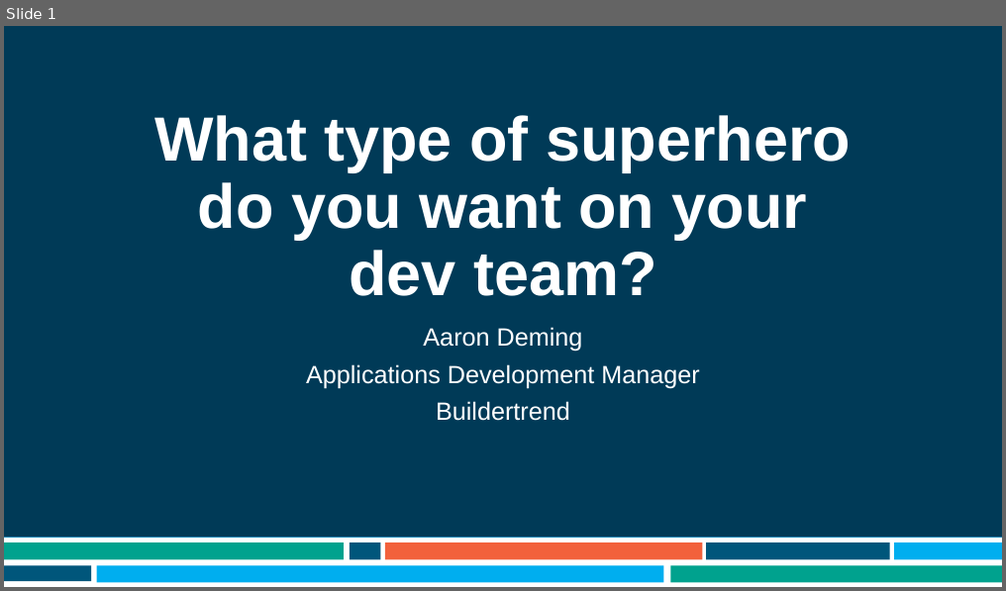
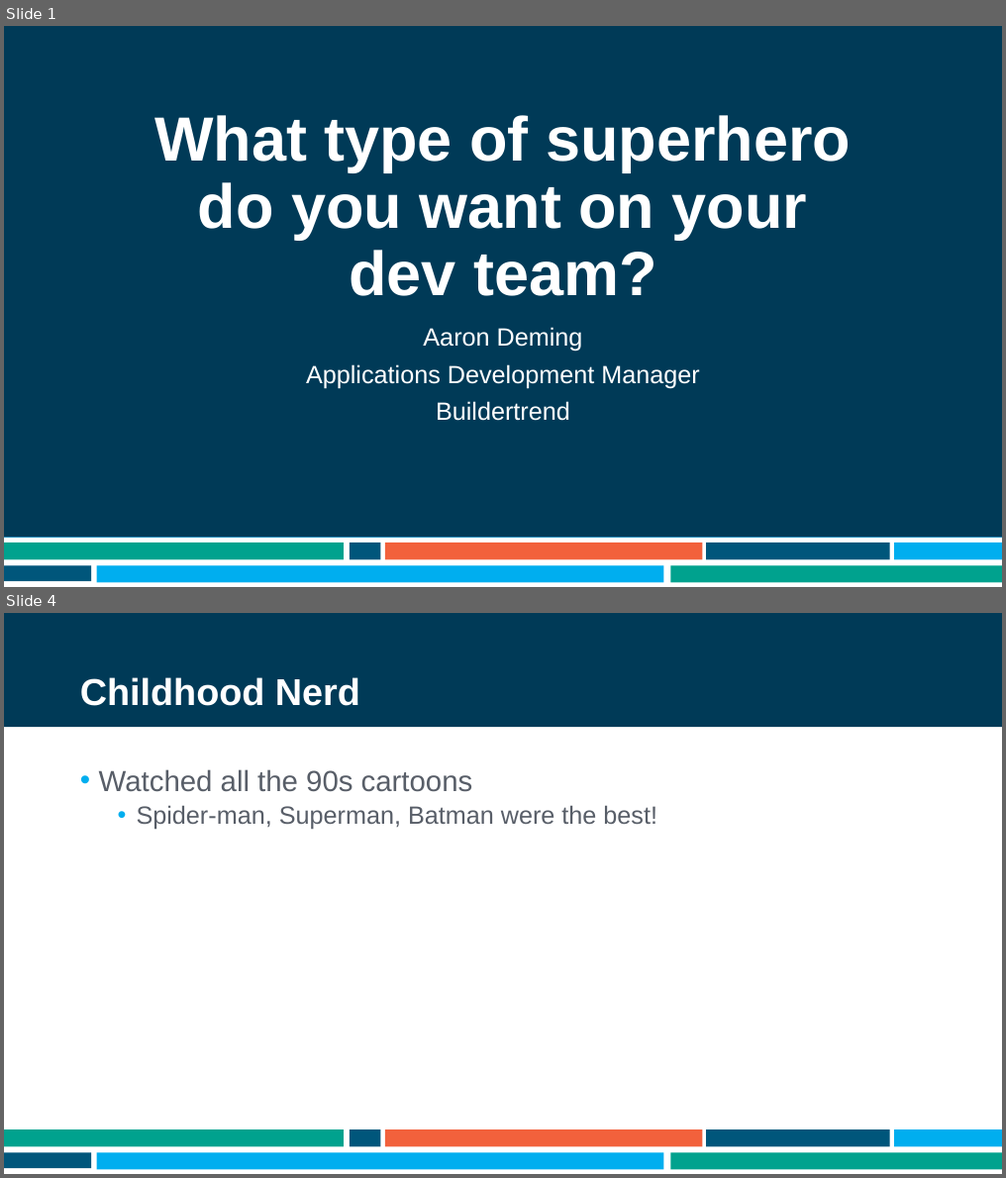
Before and after one commit to ademing/nebraska-code-2021, a slide deck: Presentation.pptx. Shown one above the other, each under a label of ours: slide 1 before the commit, slides 1 and 4 after it; the slides between them are not shown. The pictures are 1006x591 and 1006x1178 pixels, drawn with LibreOffice and Linux fonts; fonts in the diff are those of the drawing; background and template pictures are left out. Boxes give left, top, right and bottom in pixels: in the first picture for what was removed or moved away, otherwise in the second. Text is boxed around its words. In the diff, an @@ line names an element or a change of style, - is before the commit and + after.

```diff
--- a/Presentation.pptx
+++ b/Presentation.pptx
@@ slide 4 added at box(4, 613, 1002, 1174), background #FFFFFF; not listed: 9 template elements that a slide beside it also shows @@
@@ title added at box(80, 677, 360, 706), 36 pt, text #FFFFFF, bold @@
+Childhood Nerd
@@ text added at box(99, 769, 657, 829), 24 pt, text #585E68 @@
+• Watched all the 90s cartoons
+  • Spider-man, Superman, Batman were the best!
```
Also in this commit, not shown: 5 other slides added.
